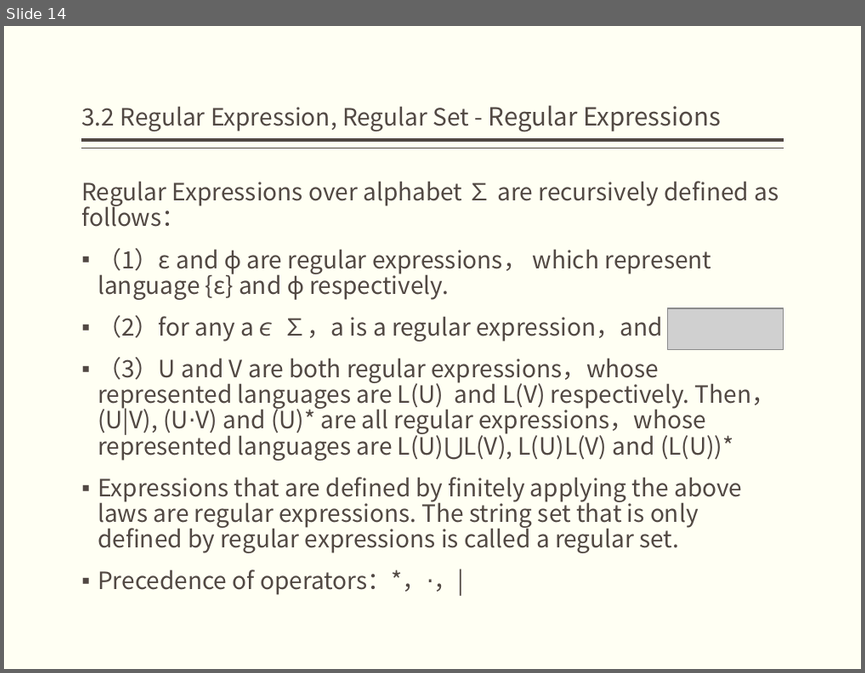
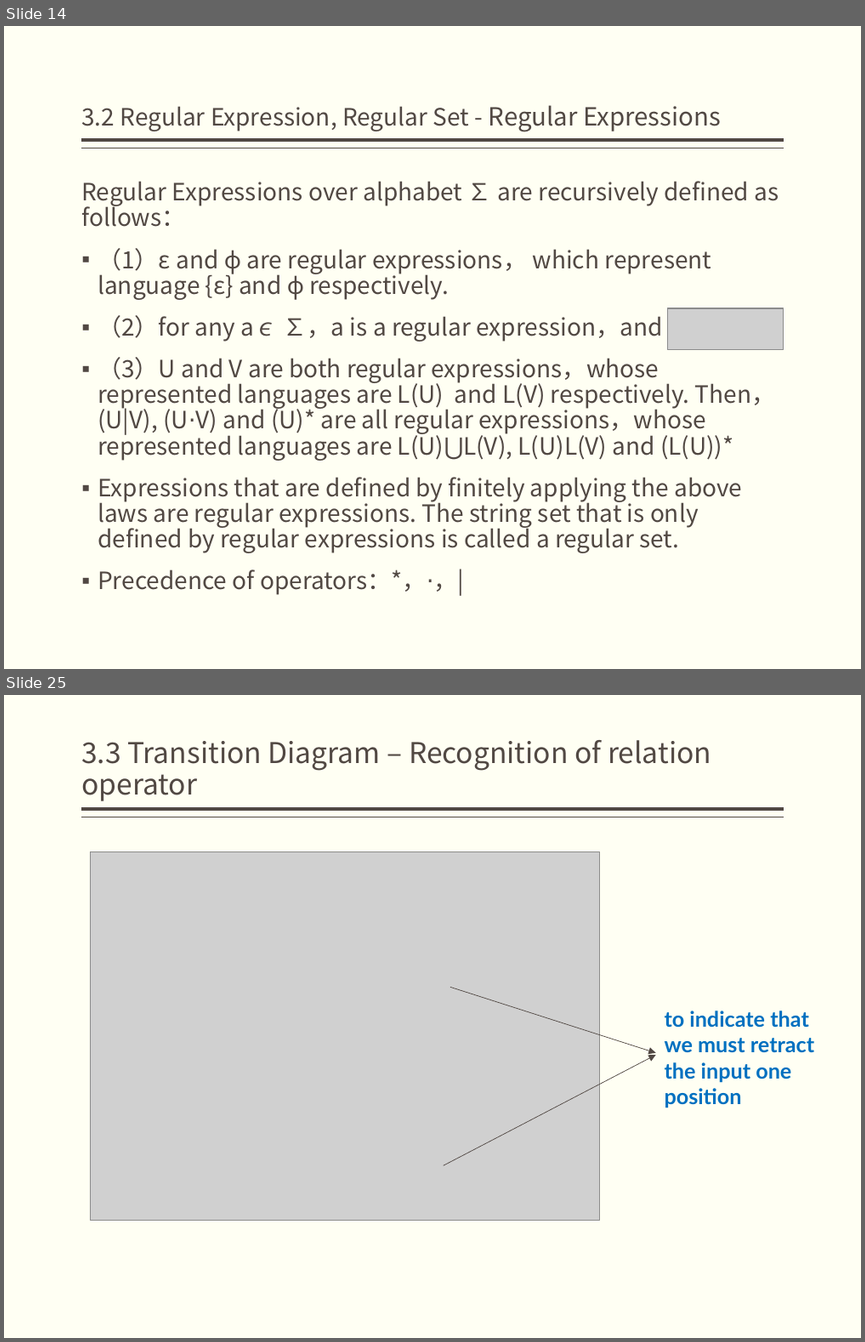
Before and after one commit to bonkboykz/jz81.github.io, a slide deck: course/compiler/LectureNotes/(Spring2017)Lecture3.pptx. Shown one above the other, each under a label of ours: slide 14 before the commit, slides 14 and 25 after it; the slides between them are not shown. The pictures are 865x673 and 865x1342 pixels, drawn with LibreOffice and Linux fonts; fonts in the diff are those of the drawing; grey boxes stand for pictures. Boxes give left, top, right and bottom in pixels: in the first picture for what was removed or moved away, otherwise in the second. Text is boxed around its words. In the diff, an @@ line names an element or a change of style, - is before the commit and + after.

```diff
--- a/course/compiler/LectureNotes/(Spring2017)Lecture3.pptx
+++ b/course/compiler/LectureNotes/(Spring2017)Lecture3.pptx
@@ slide 25 added at (4,695,861,1338), background #FFFFF3; not listed: 2 template elements that a slide beside it also shows @@
@@ title added at (81,740,711,801), 24 pt, text #514843 @@
+3.3 Transition Diagram – Recognition of relation operator
@@ picture added at (91,851,600,1219) @@
@@ arrow added from (450, 987) to (656, 1052), #514843 0.5 pt @@
@@ text added at (664,1010,814,1107), 18 pt, text #0070C0, bold @@
+to indicate that we must retract the input one position
@@ arrow added from (443, 1165) to (656, 1055), #514843 0.5 pt @@
```
Also in this commit, not shown: 2 slides changed, 12 other slides added, 1 other file.
